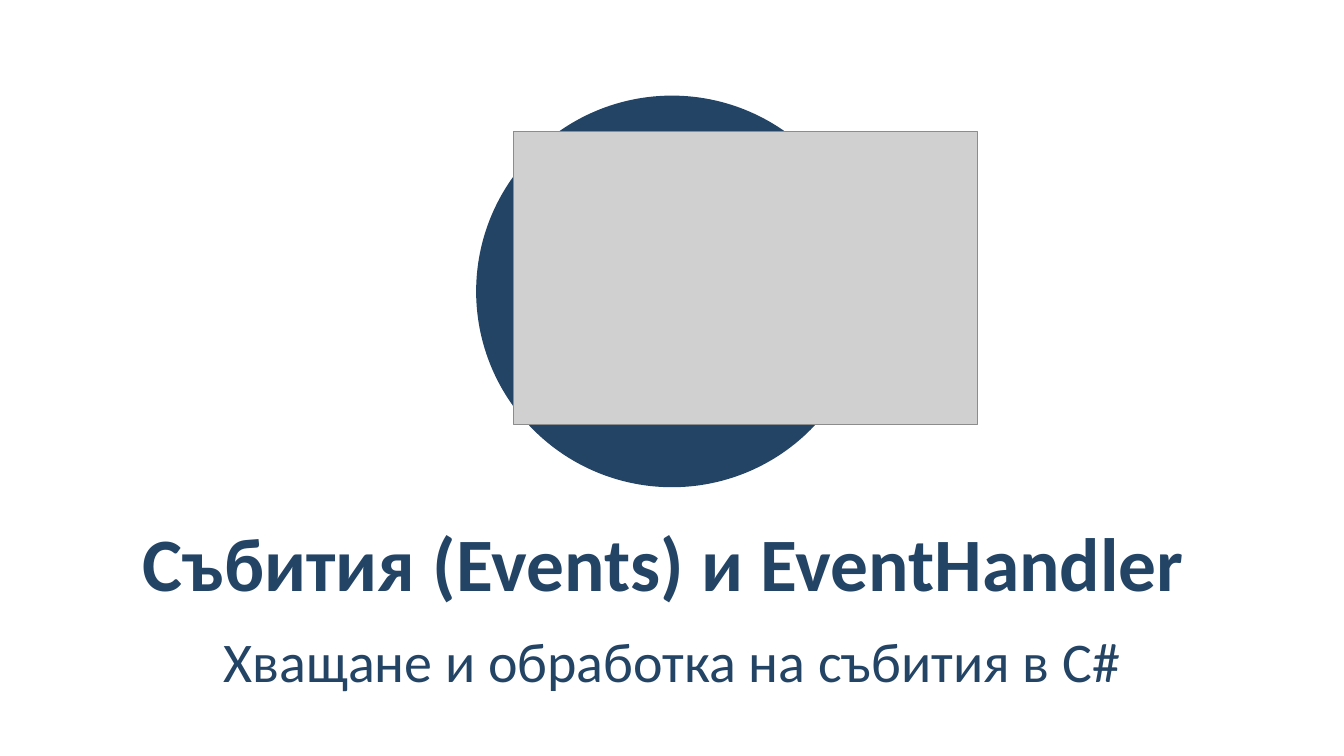
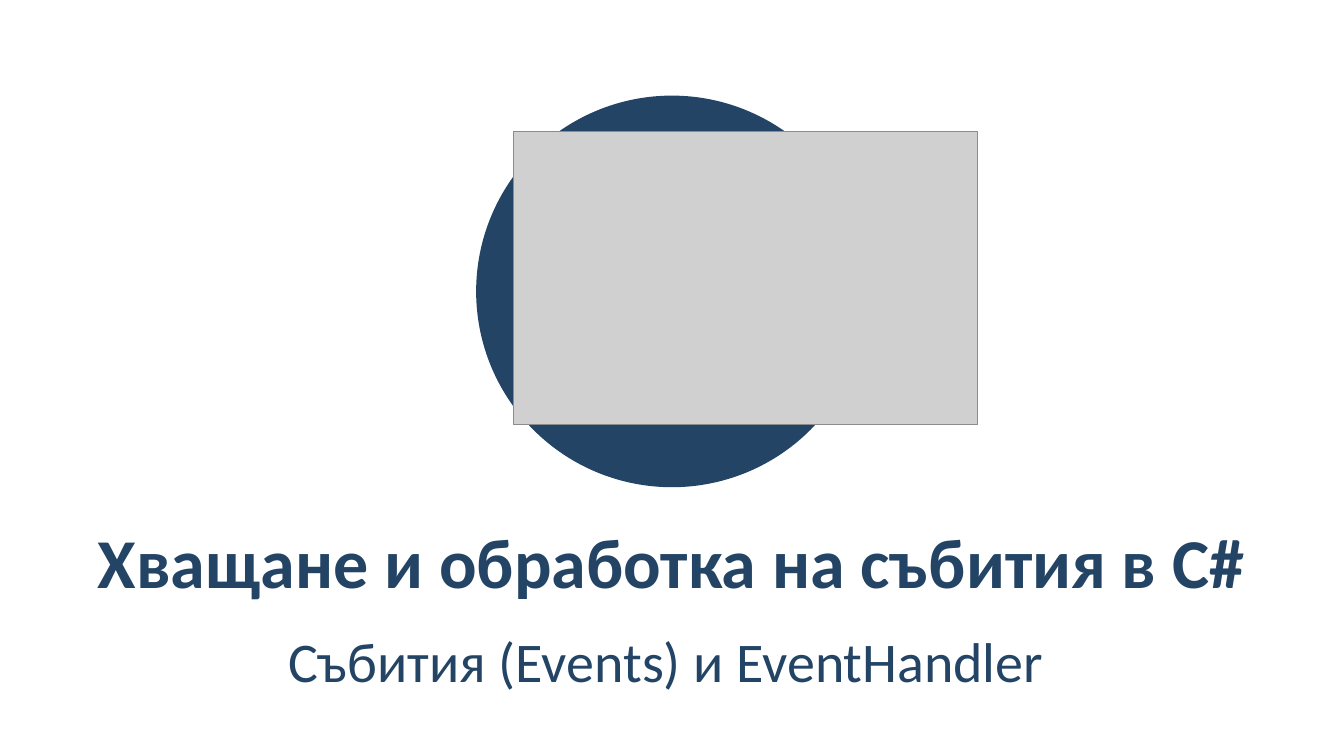
Before and after one commit to BG-IT-Edu/School-Programming, a slide deck: slide 17 of Courses/Software-Sciences/Module-1-OOP/12.2-Delegates-and-Events-Advanced/12.2-Delegates-and-Events-Advanced.pptx. Drawn at 1344x756 pixels with LibreOffice and Linux fonts; fonts in the diff are those of the drawing; grey boxes stand for pictures; background and template pictures are left out. Boxes give left, top, right and bottom in pixels: in the first picture for what was removed or moved away, otherwise in the second. Text is boxed around its words. In the diff, an @@ line names an element or a change of style, - is before the commit and + after.

Commit message:
Added status labels, fixes and TODOs for delegates and events

```diff
--- a/Courses/Software-Sciences/Module-1-OOP/12.2-Delegates-and-Events-Advanced/12.2-Delegates-and-Events-Advanced.pptx
+++ b/Courses/Software-Sciences/Module-1-OOP/12.2-Delegates-and-Events-Advanced/12.2-Delegates-and-Events-Advanced.pptx
@@ title "Хващане и обработка на събития ...": place and size @@
-title "Хващане и обработка на събития ..." at <box>224,644,1121,692</box>
+title "Хващане и обработка на събития ..." at <box>98,539,1244,600</box>
@@ title "Хващане и обработка на събития ..." at <box>98,539,1244,600</box>: size 40 to 50 pt, bold on; line spacing 1.05 to 1; less space between paragraphs @@
@@ subtitle "Събития (Events) и EventHandler": place and size @@
-subtitle "Събития (Events) и EventHandler" at <box>142,535,1184,603</box>
+subtitle "Събития (Events) и EventHandler" at <box>288,641,1044,690</box>
@@ subtitle "Събития (Events) и EventHandler" at <box>288,641,1044,690</box>: size 54 to 40 pt, bold off; line spacing 1 to 1.05; more space between paragraphs @@
```
Also in this commit, not shown: 21 other slides changed, 3 slides added, 3 slides removed, 1 other file.
